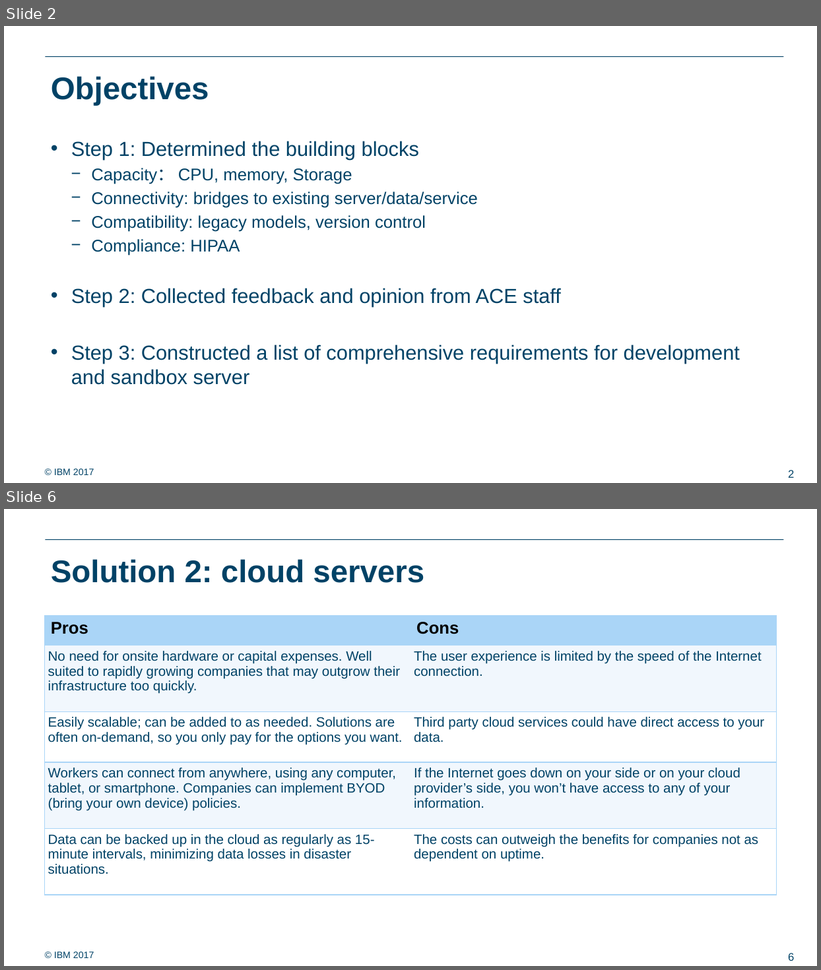
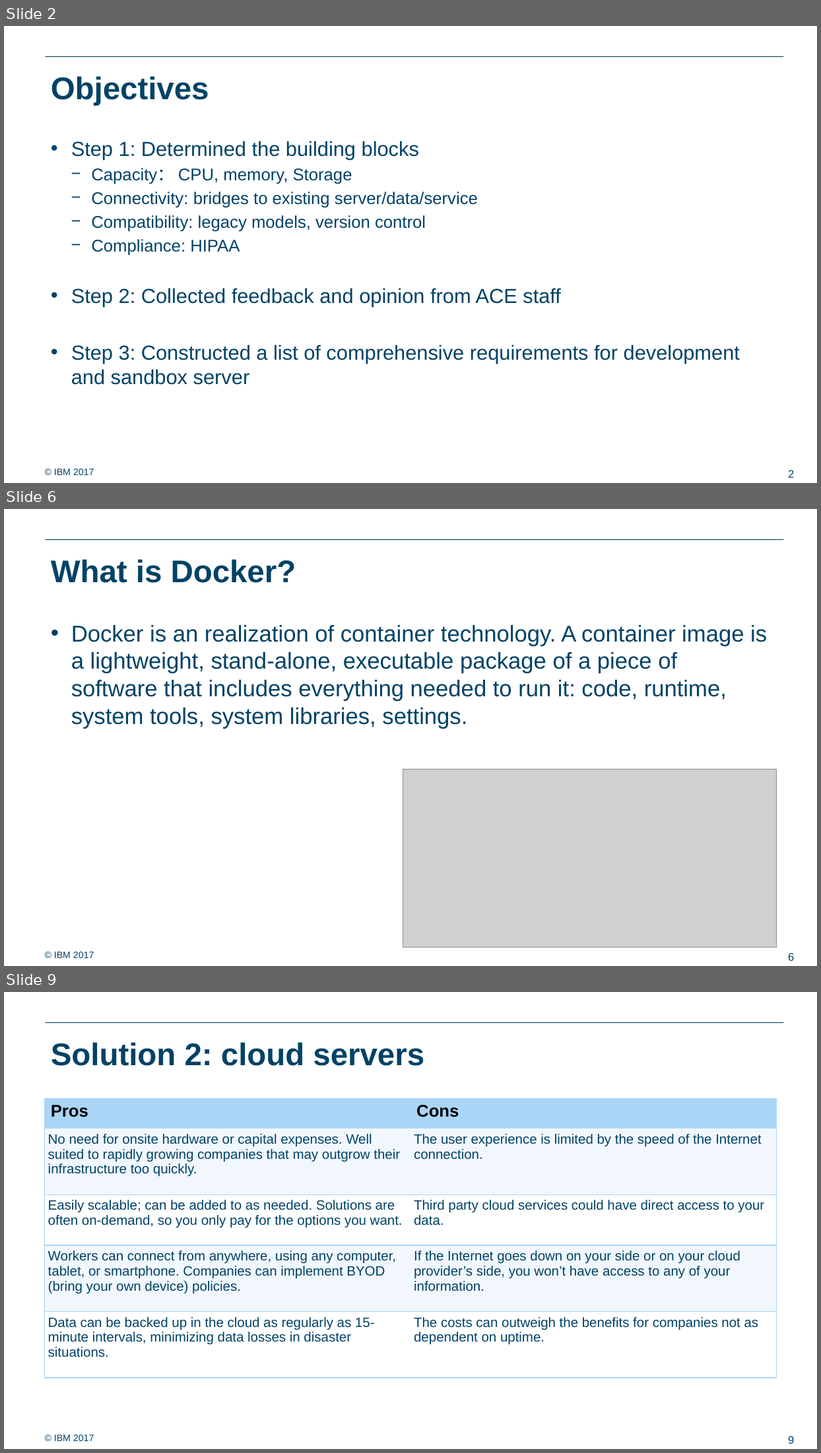
Before and after one commit to ralf0615/Analytics_project_backlog, a slide deck: Analytics_server_setup_v1.pptx. Shown one above the other, each under a label of ours: slides 2 and 6 before the commit, slides 2, 6 and 9 after it; the slides between them are not shown. The pictures are 821x970 and 821x1453 pixels, drawn with LibreOffice and Linux fonts; fonts in the diff are those of the drawing; grey boxes stand for pictures; background and template pictures are left out. Boxes give left, top, right and bottom in pixels: in the first picture for what was removed or moved away, otherwise in the second. Text is boxed around its words. In the diff, an @@ line names an element or a change of style, - is before the commit and + after.

```diff
--- a/Analytics_server_setup_v1.pptx
+++ b/Analytics_server_setup_v1.pptx
@@ slide 6 added at bbox=[4, 509, 817, 966], background #FFFFFF; not listed: 3 template elements that a slide beside it also shows @@
@@ title added at bbox=[51, 559, 296, 583], 37 pt, text #004266, bold @@
+What is Docker?
@@ text added at bbox=[71, 625, 767, 729], 27 pt, text #004266 @@
+• Docker is an realization of container technology. A container image is a lightweight, stand-alone, executable package of a piece of software that includes everything needed to run it: code, runtime, system tools, system libraries, settings.
@@ picture added at bbox=[403, 770, 776, 948] @@
@@ what was slide 6 is now slide 9 @@
@@ page number at bbox=[788, 1436, 794, 1444]: text changed @@
-6
+9
```
Also in this commit, not shown: 4 slides changed, 2 other slides added, 3 other files.
